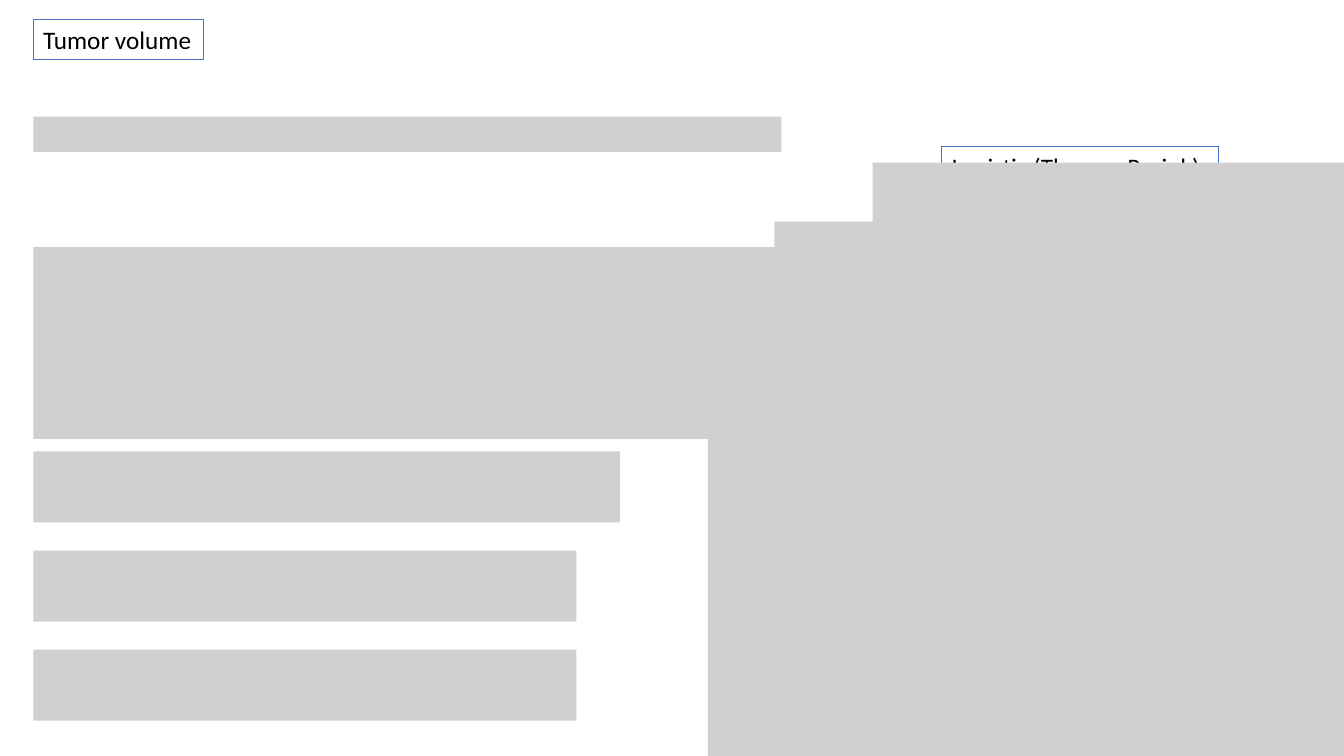
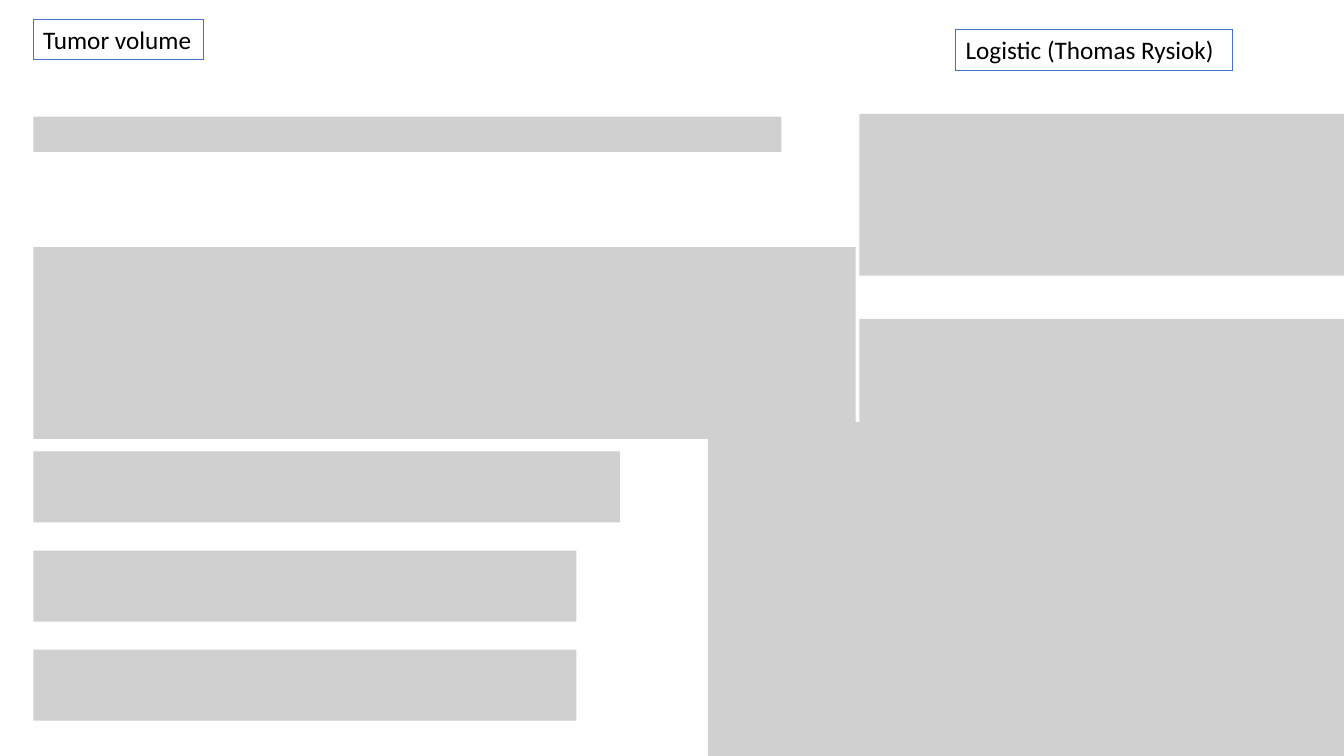
Before and after one commit to judith-stein/hc-protac-shuttle-rshiny-in-vivo, a slide deck: slide 88 of www/logistic_pk_pd_equations_explained.pptx (slide 53 before the commit). Drawn at 1344x756 pixels with LibreOffice and Linux fonts; fonts in the diff are those of the drawing; grey boxes stand for pictures. Boxes give left, top, right and bottom in pixels: in the first picture for what was removed or moved away, otherwise in the second. Text is boxed around its words. In the diff, an @@ line names an element or a change of style, - is before the commit and + after.

```diff
--- a/www/logistic_pk_pd_equations_explained.pptx
+++ b/www/logistic_pk_pd_equations_explained.pptx
@@ rectangle "Logistic (Thomas Rysiok)": place and size @@
-rectangle "Logistic (Thomas Rysiok)" at box(942, 146, 1219, 187)
+rectangle "Logistic (Thomas Rysiok)" at box(956, 29, 1233, 70)
@@ picture: place and size @@
-picture at box(873, 162, 1344, 370)
+picture at box(860, 114, 1344, 275)
@@ picture removed at box(774, 222, 1344, 501) @@
@@ picture added at box(860, 319, 1344, 480) @@
```
Also in this commit, not shown: 20 other slides changed, 35 slides added, 7 other files.
